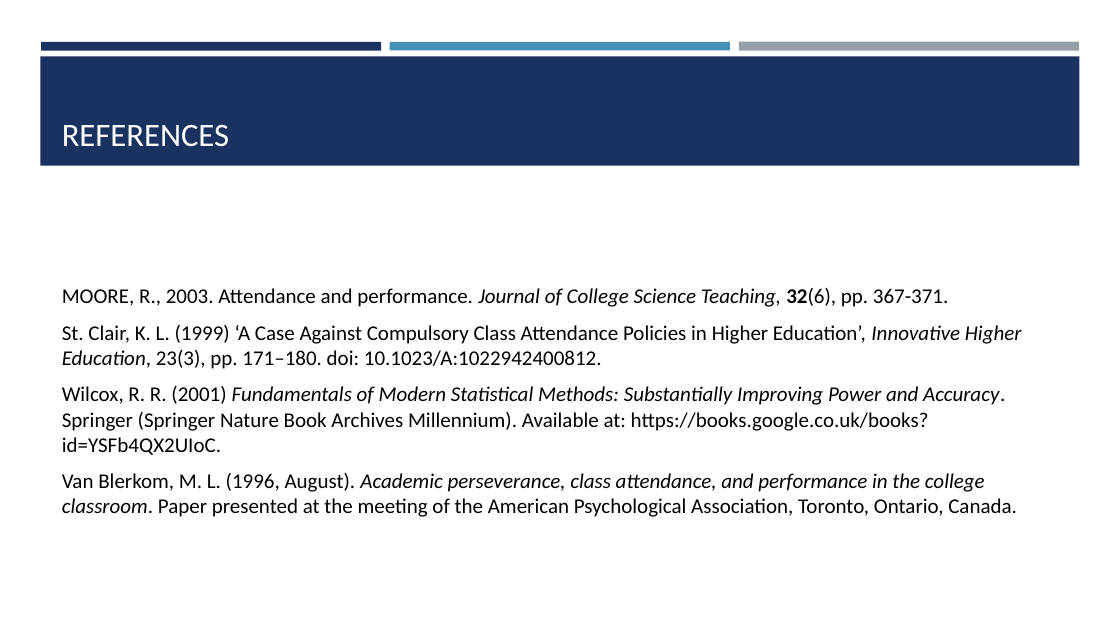
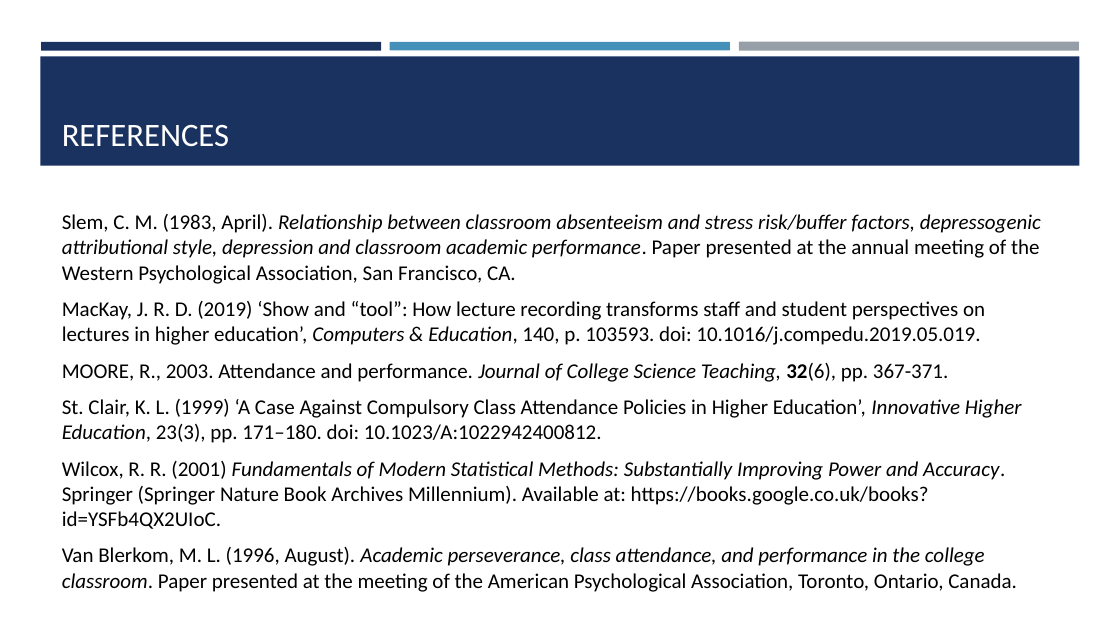
Before and after one commit to ChrisAcornleyPhD/CAP512Data, a slide deck: slide 55 of scripts/CAP512.pptx (slide 48 before the commit). Drawn at 1120x630 pixels with LibreOffice and Linux fonts; fonts in the diff are those of the drawing. Boxes give left, top, right and bottom in pixels: in the first picture for what was removed or moved away, otherwise in the second. Text is boxed around its words. In the diff, an @@ line names an element or a change of style, - is before the commit and + after.

```diff
--- a/scripts/CAP512.pptx
+++ b/scripts/CAP512.pptx
@@ text at bbox=[62, 214, 1041, 345]: paragraphs added @@
+Slem, C. M. (1983, April). Relationship between classroom absenteeism and stress risk/buffer factors, depressogenic attributional style, depression and classroom academic performance. Paper presented at the annual meeting of the Western Psychological Association, San Francisco, CA.
+MacKay, J. R. D. (2019) ‘Show and “tool”: How lecture recording transforms staff and student perspectives on lectures in higher education’, Computers & Education, 140, p. 103593. doi: 10.1016/j.compedu.2019.05.019.
```
Also in this commit, not shown: 20 other slides changed, 8 slides added, 1 slide removed, 12 other files.
